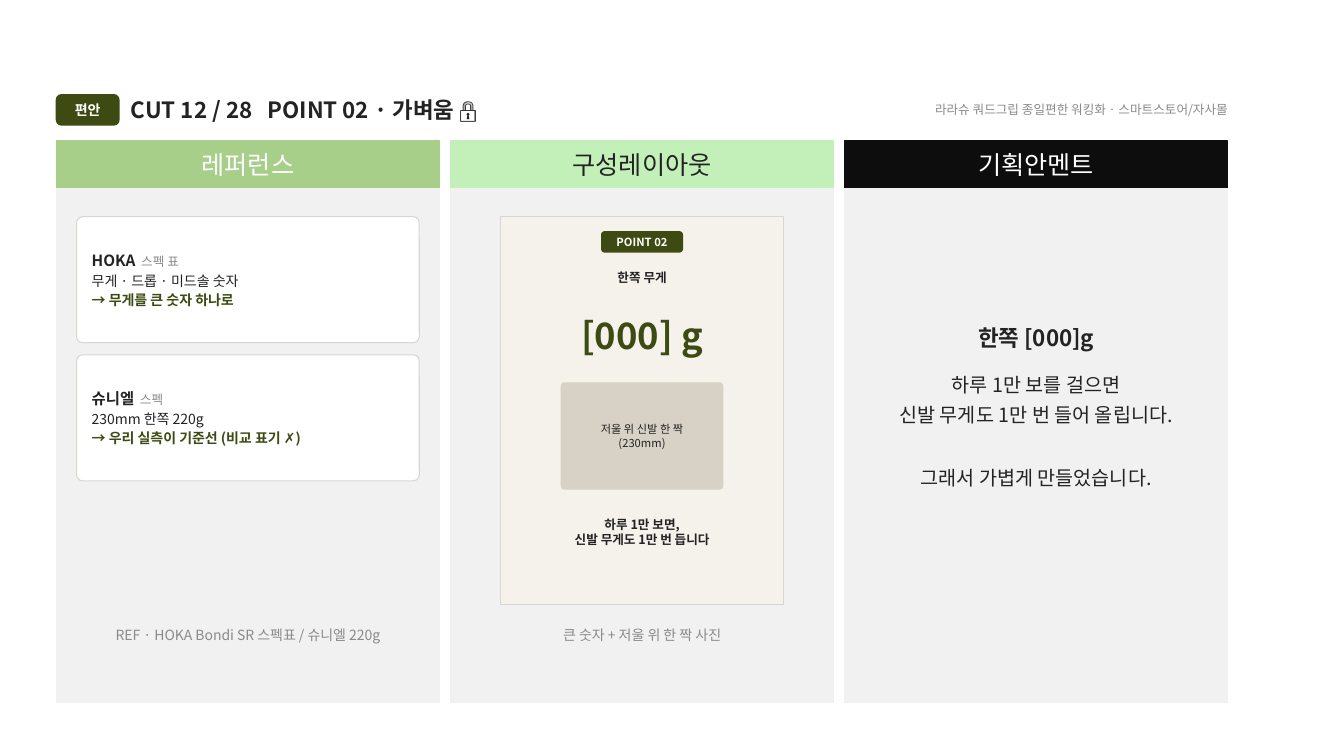
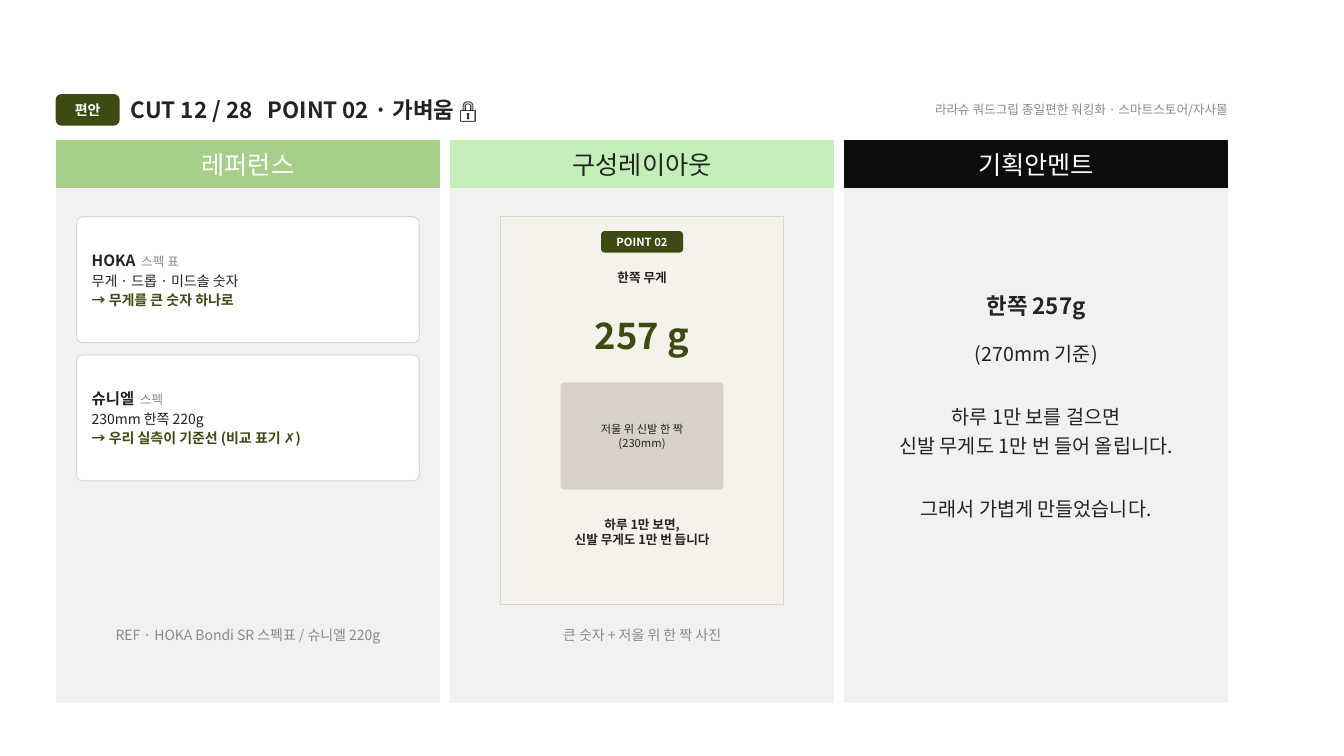
Before and after one commit to ydcompany89/harness-system, a slide deck: slide 18 of launch/rs/design/detail-walking/rs-walking-detail-plan.pptx. Drawn at 1344x756 pixels with LibreOffice and Linux fonts; fonts in the diff are those of the drawing. Boxes give left, top, right and bottom in pixels: in the first picture for what was removed or moved away, otherwise in the second. Text is boxed around its words. In the diff, an @@ line names an element or a change of style, - is before the commit and + after.

```diff
--- a/launch/rs/design/detail-walking/rs-walking-detail-plan.pptx
+++ b/launch/rs/design/detail-walking/rs-walking-detail-plan.pptx
@@ text at bbox=[975, 295, 1098, 365]: text changed; size 16 to 14 pt; bold off @@
-한쪽 [000]g
+한쪽 257g
+(270mm 기준)
@@ text at bbox=[595, 322, 689, 358]: text changed @@
-[000] g
+257 g
```
Also in this commit, not shown: 6 other slides changed, 5 other files.
